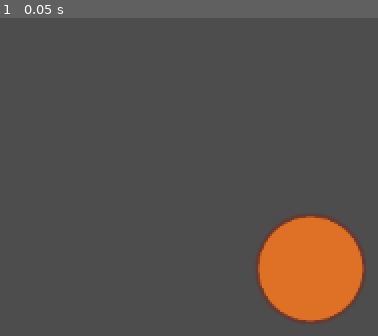
Above: before the commit, frame 1.
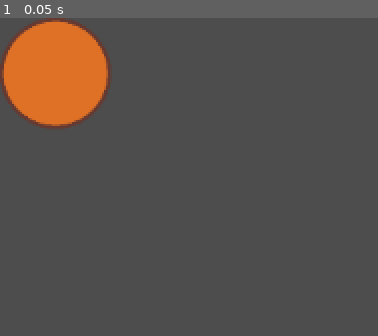
Above: after the commit, the same moment.

Repository: EscapeTheWeapon/YouAreTheWeapon
Game: Godot game, scene res://Scenes/button_basic.tscn
The game is run twice, just before and just after one commit, with the same random seed, the same clock (stepped at 60 frames per second) and the same inputs.
Inputs:
- Up to frame 1 (0.05 s): no input

The runs differ from the first frame. In frame 1, 16% of the frame differs, in the area x 0-97%, y 0-97%.

Commit message:
completed timer button. adjusted basic button. removed pass line from enemy functions

Diff:
--- a/youaretheweapon/Scenes/button_basic.tscn
+++ b/youaretheweapon/Scenes/button_basic.tscn
@@ -7,7 +7,6 @@
 radius = 40.0
 
 [node name="BasicHitButton" type="Area2D"]
-position = Vector2(184, 141)
 script = ExtResource("1_3p1li")
 metadata/_edit_group_ = true
 
--- a/youaretheweapon/Scenes/button_press_hold.tscn
+++ b/youaretheweapon/Scenes/button_press_hold.tscn
@@ -1,16 +1,27 @@
-[gd_scene load_steps=3 format=3 uid="uid://da5beebu3r46d"]
+[gd_scene load_steps=4 format=3 uid="uid://da5beebu3r46d"]
 
+[ext_resource type="Texture2D" uid="uid://dxwtb46bkb4a6" path="res://Assets/button_press_hold.png" id="1_hemsw"]
 [ext_resource type="Script" path="res://Scripts/button_press_hold.gd" id="1_lowx1"]
-[ext_resource type="PackedScene" uid="uid://b8dbfm3oo10mo" path="res://Scenes/button_basic.tscn" id="2_wongt"]
 
-[node name="ButtonPressHold" type="Node2D"]
+[sub_resource type="CircleShape2D" id="CircleShape2D_fh6vj"]
+radius = 40.0
+
+[node name="ButtonPressHold" type="Area2D"]
 script = ExtResource("1_lowx1")
-length_to_hold = 2.0
+metadata/_edit_group_ = true
 
-[node name="BasicHitButton" parent="." instance=ExtResource("2_wongt")]
+[node name="Sprite2D" type="Sprite2D" parent="."]
+position = Vector2(40, 40)
+scale = Vector2(0.3125, 0.3125)
+texture = ExtResource("1_hemsw")
+
+[node name="CollisionShape2D" type="CollisionShape2D" parent="."]
+position = Vector2(40, 40)
+shape = SubResource("CircleShape2D_fh6vj")
 
 [node name="HoldTimer" type="Timer" parent="."]
 wait_time = 2.0
 
-[connection signal="button_pressed" from="BasicHitButton" to="." method="_on_button_pressed"]
+[connection signal="mouse_entered" from="." to="." method="_on_mouse_entered"]
+[connection signal="mouse_exited" from="." to="." method="_on_mouse_exited"]
 [connection signal="timeout" from="HoldTimer" to="." method="_on_hold_timer_timeout"]
--- a/youaretheweapon/Scripts/button_basic.gd
+++ b/youaretheweapon/Scripts/button_basic.gd
@@ -1,5 +1,6 @@
 extends Area2D
 
+# signal given upon success
 signal button_pressed
 
 var touch_down = false
@@ -7,18 +8,16 @@
 
 # Called when the node enters the scene tree for the first time.
 func _ready():
-	pass
-	# Replace with function body.
-
+	pass # Replace with function body.
 
 # Called every frame. 'delta' is the elapsed time since the previous frame.
 func _process(delta: float):
-	if Input.is_action_pressed("Left Mouse") and mouse_inside_area:
+	if Input.is_action_just_pressed("Left Mouse") and mouse_inside_area:
 		touch_down = true
 		button_pressed.emit()
 	else:
 		touch_down = false
-	print(touch_down)
+	#print(touch_down)
 
 func _on_mouse_entered():
 	mouse_inside_area = true
--- a/youaretheweapon/Scripts/button_press_hold.gd
+++ b/youaretheweapon/Scripts/button_press_hold.gd
@@ -1,6 +1,12 @@
 extends Node2D
 
 @export_range(0, 10, .1, "or_greater") var length_to_hold: float
+
+# signal given upon success
+signal button_pressed
+
+var touch_down = false
+var mouse_inside_area = false
 
 # Called when the node enters the scene tree for the first time.
 func _ready():
@@ -9,14 +15,27 @@
 
 # Called every frame. 'delta' is the elapsed time since the previous frame.
 func _process(delta: float):
-	if Input.is_action_just_pressed("Left Mouse") and _on_button_pressed():
+	# start timer the moment the button is pressed
+	if Input.is_action_just_pressed("Left Mouse") and mouse_inside_area:
 		$HoldTimer.start(length_to_hold)
-	elif Input.is_action_just_released("Left Mouse"):
+		touch_down = true
+	else:
+		touch_down = false
+
+	# make sure player holds, if mouse is released/exits then stop timer
+	if Input.is_action_pressed("Left Mouse") == false or mouse_inside_area == false:
 		$HoldTimer.stop()
-	print($HoldTimer.time_left)
+		touch_down = false
+
+	#print(touch_down)
+	#print($HoldTimer.time_left)
+
+func _on_mouse_entered():
+	mouse_inside_area = true
+
+func _on_mouse_exited():
+	mouse_inside_area = false
 
 func _on_hold_timer_timeout():
-	print("DONE")
-
-func _on_button_pressed():
-	return true
+	button_pressed.emit()
+	#print("DONE")
--- a/youaretheweapon/Scripts/enemy.gd
+++ b/youaretheweapon/Scripts/enemy.gd
@@ -12,9 +12,10 @@
 		$".".queue_free()
 
 func _on_mouse_entered():
-	pass # Replace with function body.
+	#pass # Replace with function body.
 	mouse_inside_area = true
 
 func _on_mouse_exited():
-	pass # Replace with function body.
+	# by leaving pass before the rest of the function, it will essentially return without doing anything
+	#pass # Replace with function body.
 	mouse_inside_area = false
Binary file added: youaretheweapon/Assets/button_press_hold.ase
Binary file added: youaretheweapon/Assets/button_press_hold.png
Not shown, added: youaretheweapon/Assets/button_press_hold.png.import
